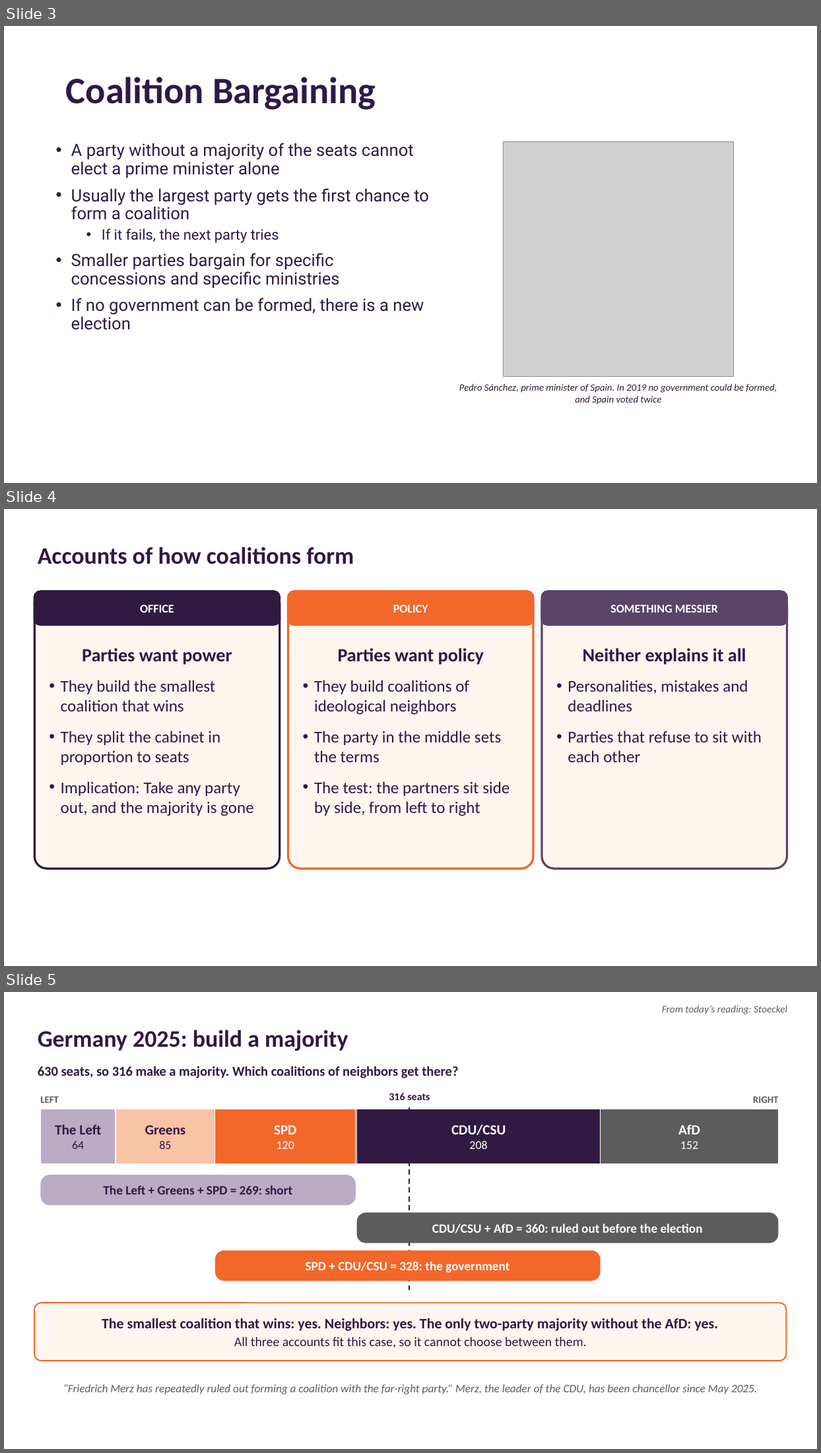
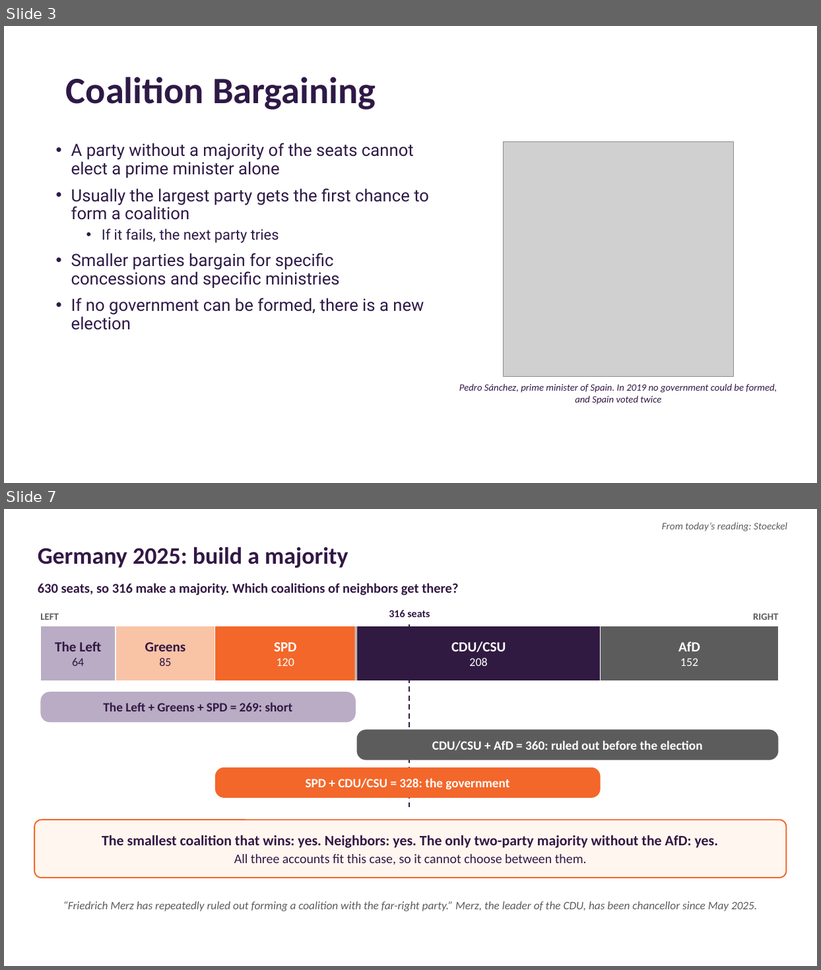
Before and after one commit to Will-Horne/will-horne.github.io, a slide deck: posc-3710/2026-10-28-how-governments-form.pptx. Shown one above the other, each under a label of ours: slides 3, 4 and 5 before the commit, slides 3 and 7 after it; the slides between them are not shown. The pictures are 821x1453 and 821x970 pixels, drawn with LibreOffice and Linux fonts; fonts in the diff are those of the drawing; grey boxes stand for pictures; background and template pictures are left out. Boxes give left, top, right and bottom in pixels: in the first picture for what was removed or moved away, otherwise in the second. Text is boxed around its words. In the diff, an @@ line names an element or a change of style, - is before the commit and + after.

Commit message:
Update How Governments Form; add The Other Challengers

```diff
--- a/posc-3710/2026-10-28-how-governments-form.pptx
+++ b/posc-3710/2026-10-28-how-governments-form.pptx
@@ slide 4 removed at [4,509,817,966], background picture (left out) @@
@@ text removed at [38,547,354,564] @@
-Accounts of how coalitions form
@@ rounded rectangle removed at [34,591,280,869] @@
@@ rounded rectangle removed at [34,591,280,625] @@
@@ text removed at [140,605,174,613] @@
-OFFICE
@@ rounded rectangle removed at [288,591,533,869] @@
@@ rounded rectangle removed at [288,591,533,625] @@
@@ text removed at [393,605,428,613] @@
-POLICY
@@ rounded rectangle removed at [542,591,787,869] @@
@@ rounded rectangle removed at [542,591,787,625] @@
@@ text removed at [611,605,718,613] @@
-SOMETHING MESSIER
@@ text removed at [61,648,253,817] @@
-Parties want power
-• They build the smallest coalition that wins
-• They split the cabinet in proportion to seats
-• Implication: Take any party out, and the majority is gone
@@ text removed at [314,648,510,817] @@
-Parties want policy
-• They build coalitions of ideological neighbors
-• The party in the middle sets the terms
-• The test: the partners sit side by side, from left to right
@@ text removed at [568,648,762,762] @@
-Neither explains it all
-• Personalities, mistakes and deadlines
-• Parties that refuse to sit with each other
@@ what was slide 5 is now slide 7 @@
```
Also in this commit, not shown: 6 slides changed, 3 slides added, 1 other slide removed, 4 other files.
